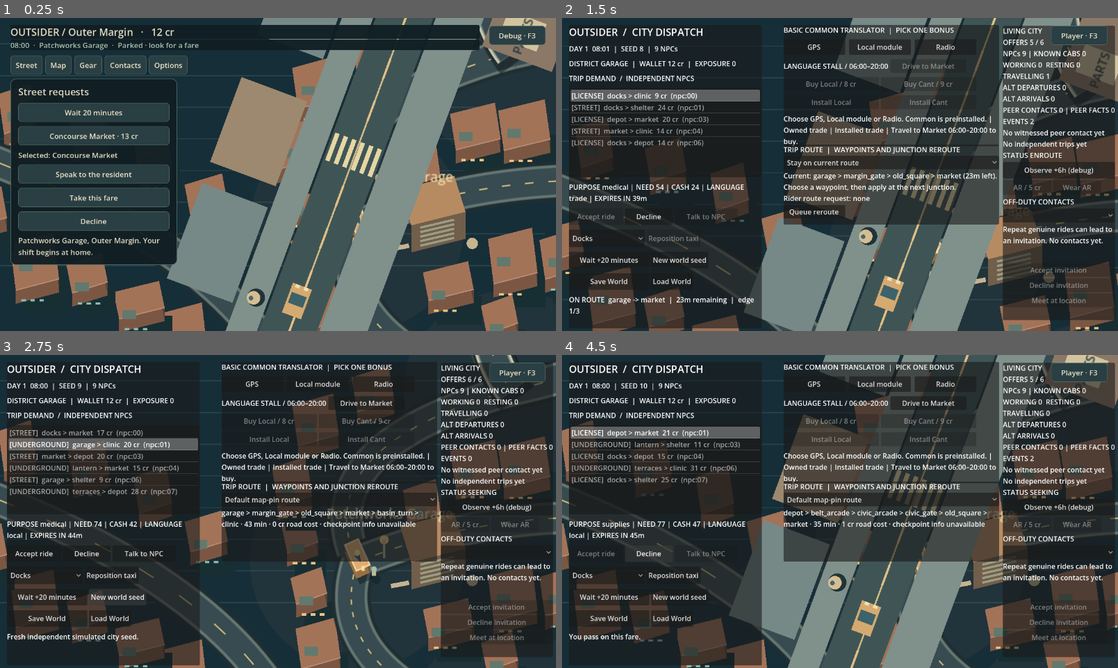
Above: before the commit, frames 1-4 (two rows, left to right).
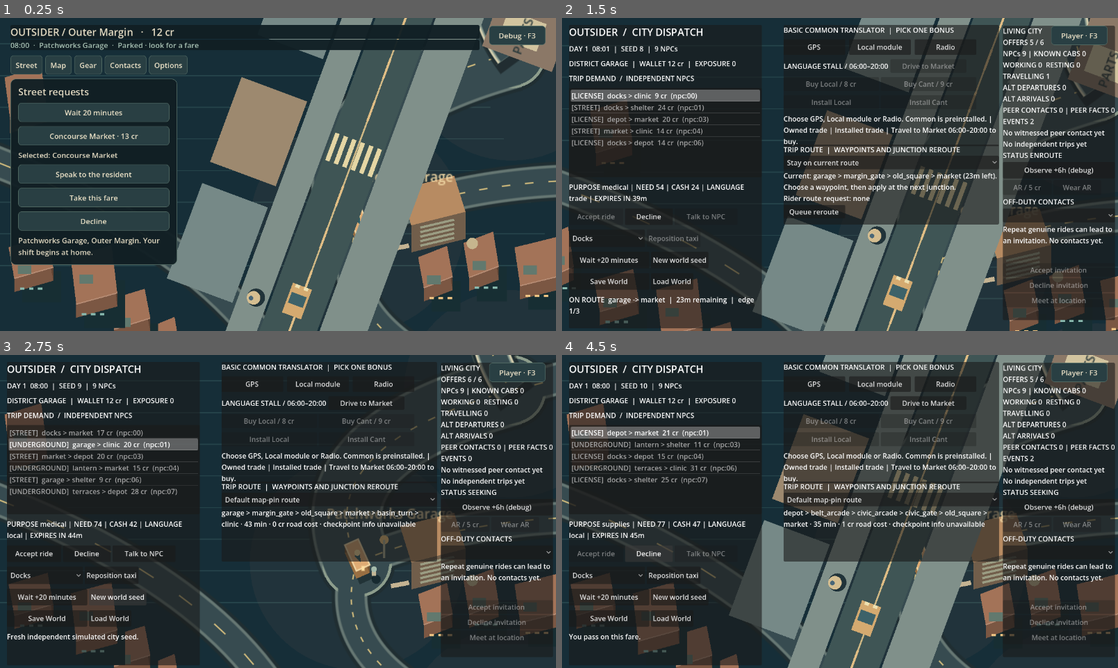
Above: after the commit, the same moments.

Repository: MohamedXIV/outsider-driver-2d
Game: Godot game, scene res://scenes/sandbox.tscn
Two runs of this game, one before a commit and one after it. Both use one fixed random seed, a clock stepped at 60 frames per second and the inputs below.
Inputs:
- Up to frame 1 (0.25 s): no input
- Up to frame 2 (1.5 s): click "Debug · F3" at 0.5 s; click "Accept ride" at 1.25 s
- Up to frame 3 (2.75 s): click "New world seed" at 2 s
- Up to frame 4 (4.5 s): click "Accept ride" at 2.75 s; click "New world seed" at 3.5 s; click "Decline" at 4.25 s

The runs differ from the first frame. In frame 1, 12% of the frame differs, in the area x 0-100%, y 6-100%; in frame 2, 17%, in the area x 0-100%, y 0-100%; in frame 3, 15%; in frame 4, 9.9%.

Commit message:
fix(roads): fit real vehicle footprints within authored lanes

Diff:
--- /dev/null
+++ b/docs/evidence/r05-world-execution/geometry_visual.gd
@@ -0,0 +1,15 @@
+extends SceneTree
+func _initialize() -> void: call_deferred("_run")
+func _run() -> void:
+	var scene: Node=load("res://scenes/sandbox.tscn").instantiate()
+	root.add_child(scene)
+	scene.set_process(false)
+	assert(scene._world.reposition("docks","clinic"))
+	assert(scene._world.advance(41))
+	scene._render()
+	scene._city.reduced_motion=true
+	for frame in range(10): await process_frame
+	await RenderingServer.frame_post_draw
+	root.get_texture().get_image().save_png(ProjectSettings.globalize_path("res://work/geometry-native.png"))
+	print("GEOMETRY_VISUAL_CAPTURED")
+	quit()
--- a/scripts/sandbox/sandbox_city_view.gd
+++ b/scripts/sandbox/sandbox_city_view.gd
@@ -86,13 +86,14 @@
 			var b: Vector3 = SandboxRoads.sample_edge(ends[0], ends[1], minf(t + .01,1))
 			var tangent: Vector2 = (project(b)-project(a)).normalized()
 			for side in [-1,1]:
-				var at: Vector2 = project(a) + tangent.orthogonal()*float(side)*rng.randf_range(45,75)
+				var verge: float=maxf(45.0,SandboxDirectedLanes.screen_road_width(ends[0],ends[1])*.5+22.0)
+				var at: Vector2 = project(a) + tangent.orthogonal()*float(side)*rng.randf_range(verge,verge+30.0)
 				var valid: bool = true
 				for other in SandboxCityData.EDGES:
 					var pair: PackedStringArray = str(other).split("|")
 					for j in range(21):
 						var road: Vector3=SandboxRoads.sample_edge(pair[0],pair[1],float(j)/20)
-						if at.distance_to(project(road)) < 32:
+						if Rect2(at,Vector2(42,45)).grow(SandboxDirectedLanes.screen_road_width(pair[0],pair[1])*.5+8.0).has_point(project(road)):
 							valid = false
 						if road.y>0.0:
 							road.y=0.0
@@ -158,9 +159,10 @@
 			var p: Vector3=SandboxRoads.sample_edge(a,b,float(i)/48.0)
 			underside.append(points[i]+Vector2(0,SandboxBridgePresentation.thickness(p.y)))
 		canvas.draw_polyline(underside,Color("4d605a"),33.0,true)
-	if pass_index in [-1,0]: canvas.draw_polyline(points,Color("202e32"),34,true)
-	if pass_index in [-1,1]: canvas.draw_polyline(points,Color("8c9d91") if elevated else Color("667773"),28,true)
-	if pass_index in [-1,2]: canvas.draw_polyline(points,Color("374b50"),23,true)
+	var asphalt: float=SandboxDirectedLanes.screen_road_width(a,b)
+	if pass_index in [-1,0]: canvas.draw_polyline(points,Color("202e32"),asphalt+11.0,true)
+	if pass_index in [-1,1]: canvas.draw_polyline(points,Color("8c9d91") if elevated else Color("667773"),asphalt+5.0,true)
+	if pass_index in [-1,2]: canvas.draw_polyline(points,Color("374b50"),asphalt,true)
 	if pass_index not in [-1,3]: return
 	for i in range(0,47,3):
 		canvas.draw_line(points[i],points[i+1],Color("d2bc7d"),1.1,true)
@@ -236,10 +238,23 @@
 			canvas.draw_rect(Rect2(at+Vector2(3,4),Vector2(12,8)),Color("62796e"))
 		elif block["region"] == "upper_terraces":
 			canvas.draw_circle(at+Vector2(10,10),8,Color("658a79"))
-	for key in SandboxCityData.EDGES:
-		var pair: PackedStringArray = str(key).split("|")
-		if SandboxRoads.map_position(pair[0]).y == 0 and SandboxRoads.map_position(pair[1]).y == 0:
-			_road(canvas,pair[0],pair[1],false)
+	for pass_index in range(4):
+		for key in SandboxCityData.EDGES:
+			var pair: PackedStringArray = str(key).split("|")
+			if SandboxRoads.map_position(pair[0]).y == 0 and SandboxRoads.map_position(pair[1]).y == 0:
+				_road(canvas,pair[0],pair[1],false,pass_index)
+		if pass_index==3: continue
+		for node in SandboxCityData.NODES:
+			if SandboxRoads.map_position(node).y!=0.0: continue
+			var count: int=0
+			var width: float=23.0
+			for neighbor in SandboxRoads.LINKS[node]:
+				if SandboxRoads.map_position(neighbor).y!=0.0: continue
+				count+=1
+				width=maxf(width,SandboxDirectedLanes.screen_road_width(node,neighbor))
+			if count<2: continue
+			canvas.draw_circle(project(SandboxRoads.map_position(node)),(width+[11.0,5.0,0.0][pass_index])*.5,
+				[Color("202e32"),Color("8d9d8c"),Color("374b50")][pass_index])
 	# Patchworks is an inhabited repair court with a shutter, shelter and stall.
 	var home: Vector2=project(SandboxRoads.map_position("garage"))+Vector2(38,-32)
 	canvas.draw_colored_polygon(PackedVector2Array([home,home+Vector2(48,-12),home+Vector2(58,20),home+Vector2(10,32)]),Color("b78b62"))
--- a/scripts/sandbox/sandbox_directed_lanes.gd
+++ b/scripts/sandbox/sandbox_directed_lanes.gd
@@ -5,11 +5,32 @@
 # It does not decide NPC trips, lane admission, junction priority or duration.
 # Lane physics/occupancy of the full city is a separate future contract.
 const ROAD_PROFILES: Dictionary={
-	"basin_turn|clinic":{"per_direction":1,"lane_width":62.0},
-	"clinic|docks":{"per_direction":1,"lane_width":62.0},
-	"freight_cross|quay_gate":{"per_direction":2,"lane_width":55.0},
-	"garage|margin_gate":{"per_direction":1,"lane_width":46.0}
+	"basin_turn|clinic":{"per_direction":1,"lane_width":240.0},
+	"clinic|docks":{"per_direction":1,"lane_width":240.0},
+	"freight_cross|quay_gate":{"per_direction":2,"lane_width":240.0},
+	"garage|margin_gate":{"per_direction":1,"lane_width":240.0}
 }
+
+# The 25×13 projected vehicle footprint needs at least 17 screen units
+# between neighbouring flows, including four units of clearance. Widths
+# remain metric; the painted envelope follows their projected extrema.
+static var _screen_widths: Dictionary={}
+
+static func screen_road_width(a: String,b: String) -> float:
+	if not has_profile(a,b): return 23.0
+	var key: String=SandboxRoads.edge_key(a,b)
+	if _screen_widths.has(key): return float(_screen_widths[key])
+	var extent: float=0.0
+	for sample in range(1,100):
+		var t: float=float(sample)/100.0
+		var centre: Vector2=SandboxIsoPresentation.project(SandboxRoads.sample_edge(a,b,t))
+		var tangent: Vector2=SandboxIsoPresentation.project(SandboxRoads.sample_edge(a,b,t+.001))-SandboxIsoPresentation.project(SandboxRoads.sample_edge(a,b,t-.001))
+		for side in [false,true]:
+			var lane: Vector3=lane_point(b,a,1.0-t,lane_count(a,b)-1) if side else lane_point(a,b,t,lane_count(a,b)-1)
+			extent=maxf(extent,absf((SandboxIsoPresentation.project(lane)-centre).dot(tangent.normalized().orthogonal())))
+	var width: float=ceilf(2.0*(extent+10.5))
+	_screen_widths[key]=width
+	return width
 
 static func profile(from_node: String, to_node: String) -> Dictionary:
 	if not SandboxRoads.connected(from_node,to_node): return {}
--- a/scripts/sandbox/sandbox_iso_presentation.gd
+++ b/scripts/sandbox/sandbox_iso_presentation.gd
@@ -27,17 +27,18 @@
 
 static func draw_clinic_road(canvas: Node2D, a: String, b: String, pass_index: int) -> void:
 	var centre: PackedVector2Array=road_points(a,b)
+	var asphalt: float=SandboxDirectedLanes.screen_road_width(a,b)
 	match pass_index:
 		-1:
 			for i in range(4): draw_clinic_road(canvas,a,b,i)
 		0:
-			canvas.draw_polyline(centre, Color("1a343a"),CLINIC_ROAD_OUTER,true)
+			canvas.draw_polyline(centre, Color("1a343a"),asphalt+14.0,true)
 		1:
 			# Sidewalk shoulders on *both* sides; future path ownership must
 			# use authored world geometry, not these pixels as navigation.
-			canvas.draw_polyline(centre, Color("8d9d8c"),40.0,true)
+			canvas.draw_polyline(centre, Color("8d9d8c"),asphalt+10.0,true)
 		2:
-			canvas.draw_polyline(centre, Color("36484c"),CLINIC_ASPHALT,true)
+			canvas.draw_polyline(centre, Color("36484c"),asphalt,true)
 		3:
 			var left: PackedVector2Array=[]
 			var right: PackedVector2Array=[]
@@ -45,8 +46,8 @@
 				var tangent: Vector2=(centre[mini(i+1,48)]-centre[maxi(0,i-1)]).normalized()
 				if tangent.length_squared()<0.5: continue
 				var normal: Vector2=tangent.orthogonal()
-				left.append(centre[i]-normal*15.0)
-				right.append(centre[i]+normal*15.0)
+				left.append(centre[i]-normal*(asphalt*.5+.5))
+				right.append(centre[i]+normal*(asphalt*.5+.5))
 			canvas.draw_polyline(left,Color("c5c5a6"),1.6,true)
 			canvas.draw_polyline(right,Color("c5c5a6"),1.6,true)
 			for i in range(3,45,5):
@@ -57,13 +58,14 @@
 		for i in range(4): draw_arterial_road(canvas,a,b,i)
 		return
 	var centre: PackedVector2Array=road_points(a,b)
+	var asphalt: float=SandboxDirectedLanes.screen_road_width(a,b)
 	match pass_index:
 		0:
-			canvas.draw_polyline(centre,Color("162f35"),61.0,true)
+			canvas.draw_polyline(centre,Color("162f35"),asphalt+9.0,true)
 		1:
-			canvas.draw_polyline(centre,Color("82958f"),57.0,true)
+			canvas.draw_polyline(centre,Color("82958f"),asphalt+5.0,true)
 		2:
-			canvas.draw_polyline(centre,Color("35494e"),52.0,true)
+			canvas.draw_polyline(centre,Color("35494e"),asphalt,true)
 		3:
 			# Four authored directional lanes: two per direction. The
 			# divider stays on the real road centre; opposite flows are
--- /dev/null
+++ b/tests/test_vehicle_lane_clearance.gd
@@ -0,0 +1,18 @@
+extends SceneTree
+func _initialize() -> void:
+	for key in SandboxDirectedLanes.ROAD_PROFILES:
+		var nodes: PackedStringArray=str(key).split("|")
+		var width: float=SandboxDirectedLanes.screen_road_width(nodes[0],nodes[1])
+		for sample in range(1,100):
+			var fraction: float=float(sample)/100.0
+			var centre: Vector2=SandboxIsoPresentation.project(SandboxRoads.sample_edge(nodes[0],nodes[1],fraction))
+			var tangent: Vector2=SandboxIsoPresentation.project(SandboxRoads.sample_edge(nodes[0],nodes[1],fraction+.001))-SandboxIsoPresentation.project(SandboxRoads.sample_edge(nodes[0],nodes[1],fraction-.001))
+			var normal: Vector2=tangent.normalized().orthogonal()
+			var previous: Vector2=SandboxIsoPresentation.project(SandboxDirectedLanes.lane_point(nodes[1],nodes[0],1.0-fraction))
+			for lane in range(SandboxDirectedLanes.lane_count(nodes[0],nodes[1])):
+				var current: Vector2=SandboxIsoPresentation.project(SandboxDirectedLanes.lane_point(nodes[0],nodes[1],fraction,lane))
+				assert(absf((current-previous).dot(normal))>=17.0,"Visible vehicle width plus clearance must fit")
+				assert(absf((current-centre).dot(normal))+6.5+4.0<=width*.5+.001,"The full vehicle must remain on painted asphalt")
+				previous=current
+	print("VEHICLE_LANE_CLEARANCE_PASS all authored profiles, opposing and same-direction flows, visible footprint and painted envelope")
+	quit()
Binary file added: docs/evidence/r05-world-execution/geometry-native.png
Not shown, changed: docs/R05_WORLD_VEHICLE_EXECUTION.md
Not shown, added: docs/evidence/r05-world-execution/lane-clearance-after.log
Not shown, added: docs/evidence/r05-world-execution/lane-clearance-before-6614e3d.log
